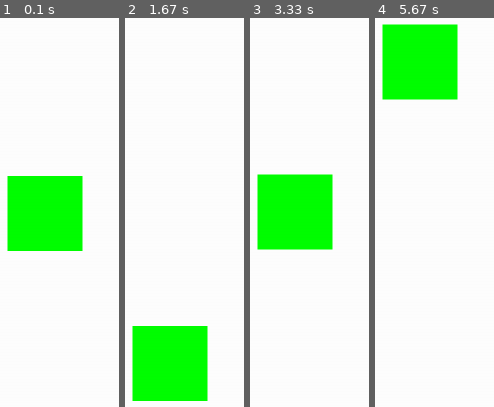
Above: before the commit, frames 1-4 (left to right).
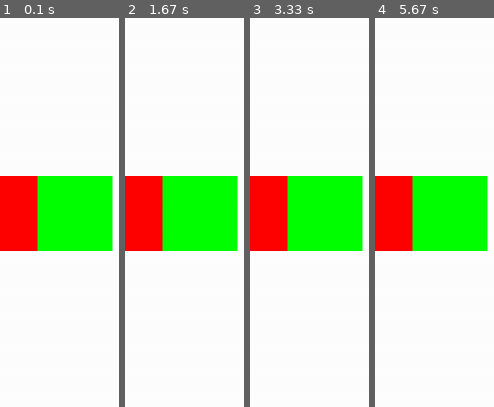
Above: after the commit, the same moments.

Repository: hsiang086/crc-static-exhibition
Game: pygame game, started from main/second_scene.py
Two runs of this game, one before a commit and one after it. Both use one fixed random seed, a clock stepped at 60 frames per second and the inputs below.
Inputs:
- Up to frame 1 (0.1 s): no input
- Up to frame 2 (1.67 s): hold Down 0.33-0.8 s; hold Up 0.83-1.2 s; hold Down 1.23-1.6 s; hold Up from 1.63 s (still down)
- Up to frame 3 (3.33 s): release Up at 1.93 s; hold Down 1.97-2.27 s; hold Up 2.3-2.67 s; hold Down 2.7-3.07 s; hold Up from 3.1 s (still down)
- Up to frame 4 (5.67 s): release Up at 3.4 s; hold Down 3.43-3.73 s; hold Up 3.77-4.13 s; hold Down 4.17-4.53 s; hold Up 4.57-4.87 s; hold Down 4.9-5.2 s; hold Up 5.23-5.6 s; hold Down from 5.63 s (still down)

The runs differ from the first frame. In frame 1, 11% of the frame differs, in the area x 0-95%, y 40-60%; in frame 2, 31%; in frame 3, 12%; in frame 4, 31%, in the area x 0-95%, y 1-60%.

Commit message:
Update second_scene.py

Diff:
--- a/main/second_scene.py
+++ b/main/second_scene.py
@@ -1,4 +1,6 @@
 import pygame
+from time import sleep
+import random
 
 def init():
     global FPS
@@ -10,7 +12,6 @@
     RES = WIDTH, HIGHT = (1200, 700)
     clock = pygame.time.Clock()
 
-    itv = 0
     pygame.init()
     screen = pygame.display.set_mode(RES)
 
@@ -26,35 +27,57 @@
         self.image = pygame.Surface((100,100))
         self.image.fill((0,255,0))
         self.rect = self.image.get_rect()
-        self.rect.x = 10
-        self.rect.centery = HIGHT/2
-        self.pos = 0
-        self.itv = 0
+        self.rect.centerx = 100
+        self.rect.centery = HIGHT / 2
+        self.position = 0
+        # self.pos = 0
+        # self.itv = 0
 
     def update(self):
-        self.itv += 1
-        key_pressed = pygame.key.get_pressed()
-        if self.itv >= 8:
-            if key_pressed[pygame.K_UP]:
-                if self.pos == -1:
-                    self.pos = -1
-                else:
-                    self.pos -= 1
-                while self.rect.centery >= (HIGHT/2) + self.pos*200:
-                    self.rect.centery -= 2
-            if key_pressed[pygame.K_DOWN]:
-                if self.pos == 1:
-                    self.pos = 1
-                else:
-                    self.pos += 1
-                self.rect.centery = (HIGHT/2) + self.pos*200
-            self.itv = 0
+        for event in pygame.event.get():
+            if event.type == pygame.KEYDOWN:
+                if event.key == pygame.K_w:
+                    if self.rect.centery > HIGHT / 2 - 200 :
+                        self.position -= 1
+                if event.key == pygame.K_s:
+                    if self.rect.centery < HIGHT / 2 + 200 :
+                        self.position += 1
+        self.rect.centery += self.position * 200
+        self.position = 0
+        # self.itv += 1
+        # key_pressed = pygame.key.get_pressed()
+        # if self.itv >= 8:
+        #     if key_pressed[pygame.K_UP] or key_pressed[pygame.K_w]:
+        #         if self.pos == -1:
+        #             self.pos = -1
+        #         else:
+        #             self.pos -= 1
+        #         while self.rect.centery > (HIGHT / 2) + self.pos * 200:
+        #             self.rect.centery -= 2
+        #     if key_pressed[pygame.K_DOWN] or key_pressed[pygame.K_s]:
+        #         if self.pos == 1:
+        #             self.pos = 1
+        #         else:
+        #             self.pos += 1
+        #         self.rect.centery = (HIGHT / 2) + self.pos * 200
+        #     self.itv = 0
+
+class Obstacle(pygame.sprite.Sprite):
+    def __init__(self):
+        super().__init__()
+        self.image = pygame.Surface((100,100))
+        self.image.fill('red')
+        self.rect = self.image.get_rect()
+        self.rect.centery = ( HIGHT / 2 ) + ( 200 * ( random.randint(-1, 1) ) )
+        self.rect.centerx = 0#WIDTH + 10
+
 
 
 
 all_sprites = pygame.sprite.Group()
 player = Player()
-all_sprites.add(player)
+obstacle = Obstacle()
+all_sprites.add(player, obstacle)
 
 
 running = True
